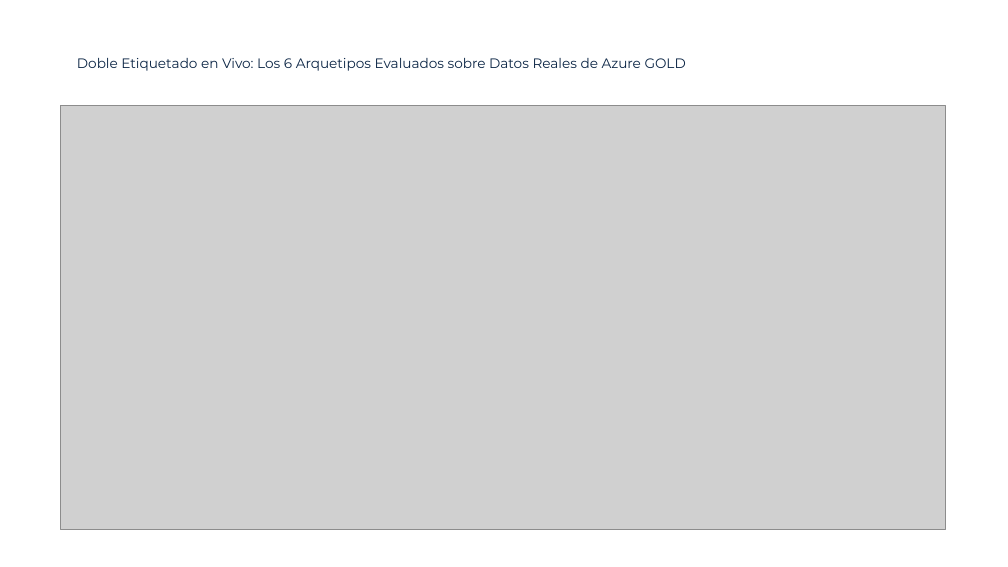
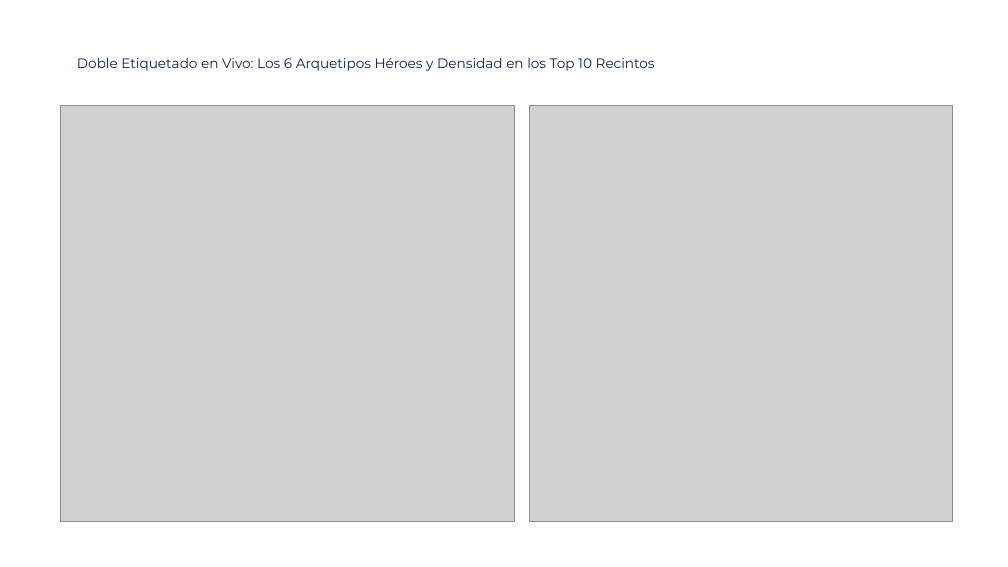
Before and after one commit to valentinatuboleta/clusterizacion-localidades, a slide deck: slide 5 of Presentacion_Microclusters_Marcha_Blanca.pptx. Drawn at 1008x567 pixels with LibreOffice and Linux fonts; fonts in the diff are those of the drawing; grey boxes stand for pictures; background and template pictures are left out. Boxes give left, top, right and bottom in pixels: in the first picture for what was removed or moved away, otherwise in the second. Text is boxed around its words. In the diff, an @@ line names an element or a change of style, - is before the commit and + after.

Commit message:
feat(presentacion): densificacion de evidencias con galerias por segmento y matriz de recintos
Lista de tarjetas por figura:
Fig. Premium (reports/figures/fig_galeria_premium.png - 8 tarjetas):
- VIP-0 -> PALCOS -> 0.5554
- VIP-1 -> PALCO -> 0.4679
- VIP-2 -> PALCO -> 0.4766
- PPF-0 -> PLATEA POSTERIOR -> 0.4509
- PPF-1 -> PLATEA -> 0.4903
- PPF-2 -> PLATEA LATERAL -> 0.6972
- PPF-2 -> PLATEA 3 -> 0.6689
- VIP-0 -> PALCO DE SERGUNDA -> 0.4021

Fig. Masivos (reports/figures/fig_galeria_masivos.png - 12 tarjetas):
- PGI-0 -> LUNETA -> 0.6128
- PGI-1 -> LUNETA -> 0.6157
- PGI-2 -> PREMIER -> 0.5952
- PGI-3 -> PARAISO -> 0.5643
- POP-0 -> PISO 4 407 - 413 -> 0.4738
- POP-1 -> VISTA PARCIAL TERCER PISO -> 0.5277
- POP-2 -> TERCER PISO 304-303/316-317 -> 0.4786
- POP-3 -> EXPERIENCIA GOLDEN TICKET FANS DE LOS FANS -> 0.1834
- GGM-0 -> GENERAL -> 0.6720
- GGM-1 -> PLATEA PRIMER PISO -> 0.5121
- GGM-2 -> EARLY GENERAL A ANYTIME GENERAL -> 0.5988
- POP-2 -> TERCER PISO 305 -306/314-315 -> 0.4322

Fig. Especiales (reports/figures/fig_galeria_especiales.png - 5 tarjetas):
- AU-0 -> MEET & GREET -> 1.0000 [representante]
- AU-0 -> GALERIA INESPERADA -> 1.0000 [representante]
- PGI-0 -> PLATEA -> 0.0016 [frontera]
- PGI-2 -> PLATEA POSTERIOR -> 0.0030 [frontera]
- PGI-1 -> LUNETA -> 0.6157 [hibrido]

Fig. Matriz de Recintos (reports/figures/fig_matriz_recintos_arquetipos.png):
- Top 10 recintos por volumen de asignaciones (N=1,324 asignaciones — marcha blanca)

Tamano final del Excel:
- reports/anexo_asignaciones_marcha_blanca.xlsx: 75.3 KB (77,151 bytes)

Actualizaciones de Slides:
- Slide 5: Portada 6 heroes + Matriz de recintos
- Slides 6-7: Galerias Premium y Masivos con nota de orador explicita
- Slide 8: Casos Especiales (AU-0, fronteras e hibridos)
- Slide 9: Anexo Verificable (referencia Excel + CSV repo)
- Compilacion oficial PPTX: Presentacion_Microclusters_Marcha_Blanca.pptx (12 slides, 1.32 MB)

```diff
--- a/Presentacion_Microclusters_Marcha_Blanca.pptx
+++ b/Presentacion_Microclusters_Marcha_Blanca.pptx
@@ text at [77, 58, 655, 71]: text changed @@
-Doble Etiquetado en Vivo: Los 6 Arquetipos Evaluados sobre Datos Reales de Azure GOLD
+Doble Etiquetado en Vivo: Los 6 Arquetipos Héroes y Densidad en los Top 10 Recintos
@@ picture: place and size @@
-picture at [60, 106, 945, 529]
+picture at [60, 106, 514, 522]
@@ picture added at [529, 106, 953, 522] @@
```
Also in this commit, not shown: 1 other slide changed, 3 slides added, 1 slide removed, 8 other files.
